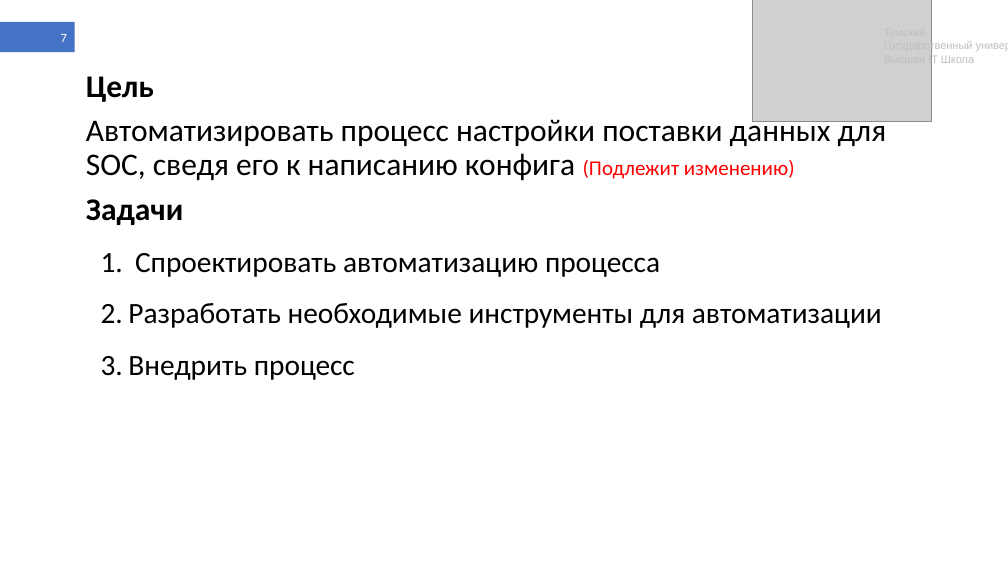
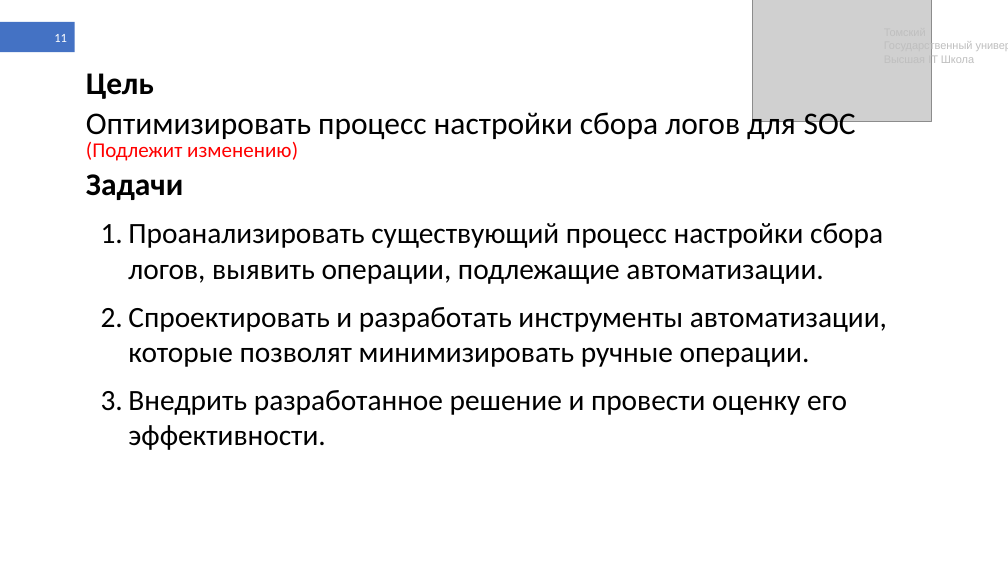
Before and after one commit to shameoff/GraduateWork, a slide deck: slide 11 of Презентация ВКР (в шаблоне).pptx (slide 7 before the commit). Drawn at 1008x567 pixels with LibreOffice and Linux fonts; fonts in the diff are those of the drawing; grey boxes stand for pictures. Boxes give left, top, right and bottom in pixels: in the first picture for what was removed or moved away, otherwise in the second. Text is boxed around its words. In the diff, an @@ line names an element or a change of style, - is before the commit and + after.

```diff
--- a/Презентация ВКР (в шаблоне).pptx
+++ b/Презентация ВКР (в шаблоне).pptx
@@ page number at (54,34,67,42): text changed @@
-7
+11
@@ text at (86,73,183,200): line spacing 0.9 to 0.8 @@
@@ text at (86,108,856,161): text changed @@
-Автоматизировать процесс настройки поставки данных для SOC, сведя его к написанию конфига (Подлежит изменению)
+Оптимизировать процесс настройки сбора логов для SOC (Подлежит изменению)
@@ text at (128,223,887,450): text changed @@
-1. Спроектировать автоматизацию процесса
-2. Разработать необходимые инструменты для автоматизации
-3. Внедрить процесс
+1. Проанализировать существующий процесс настройки сбора логов, выявить операции, подлежащие автоматизации.
+2. Спроектировать и разработать инструменты автоматизации, которые позволят минимизировать ручные операции.
+3. Внедрить разработанное решение и провести оценку его эффективности.
```
Also in this commit, not shown: 6 other slides changed, 11 slides added, 2 other files.
